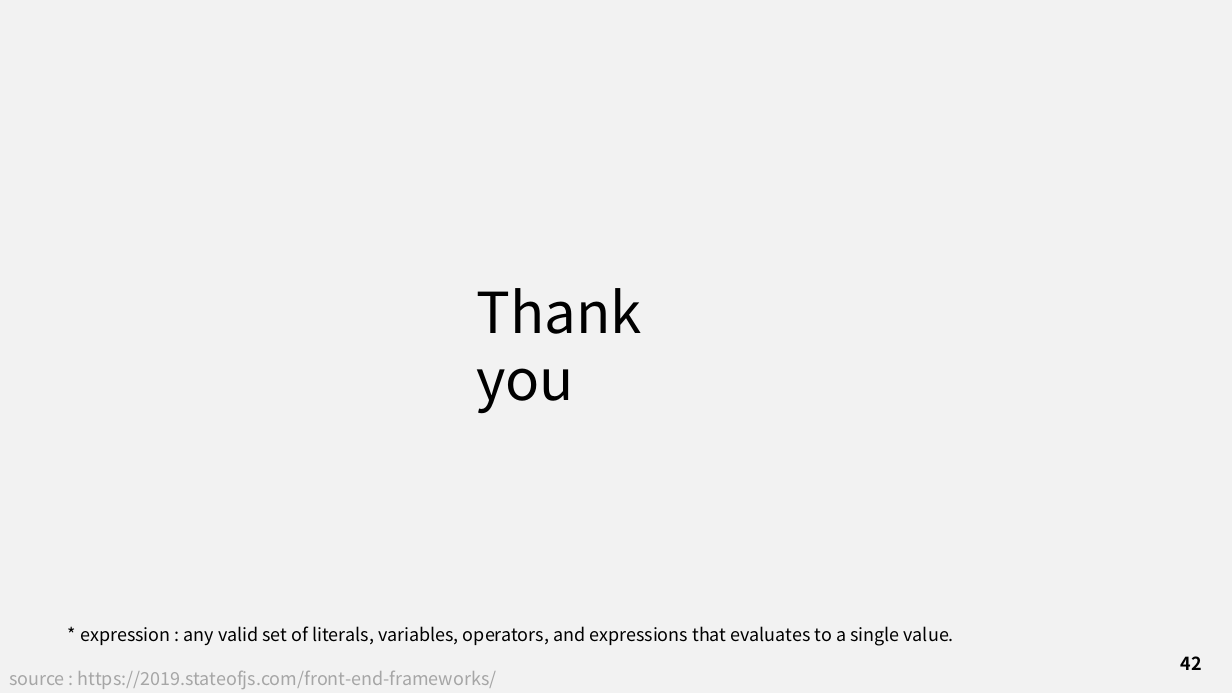
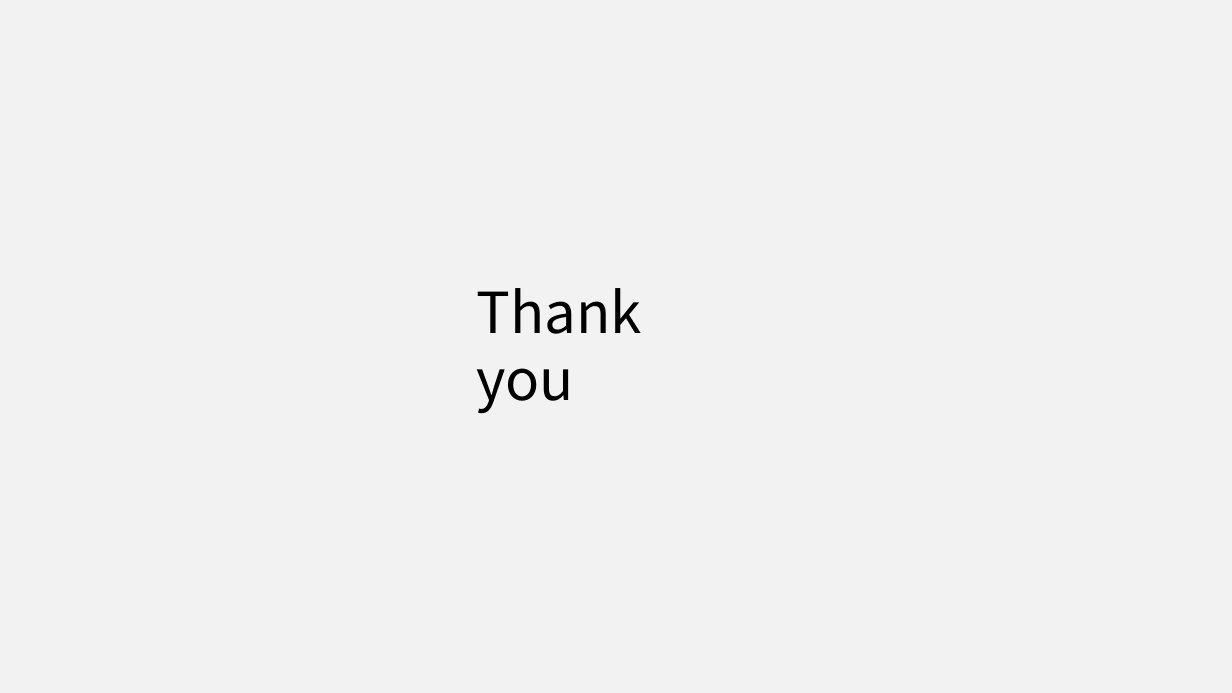
Before and after one commit to J3SUNG/Seminar, a slide deck: slide 42 of 210201_React.pptx. Drawn at 1232x693 pixels with LibreOffice and Linux fonts; fonts in the diff are those of the drawing. Boxes give left, top, right and bottom in pixels: in the first picture for what was removed or moved away, otherwise in the second. Text is boxed around its words. In the diff, an @@ line names an element or a change of style, - is before the commit and + after.

Commit message:
21-02-02-03

```diff
--- a/210201_React.pptx
+++ b/210201_React.pptx
@@ text removed at (x1=80, y1=626, x2=954, y2=646) @@
-* expression : any valid set of literals, variables, operators, and expressions that evaluates to a single value.
@@ page number removed at (x1=1181, y1=656, x2=1202, y2=670) @@
-42
@@ text removed at (x1=9, y1=671, x2=497, y2=689) @@
-source : https://2019.stateofjs.com/front-end-frameworks/
```
